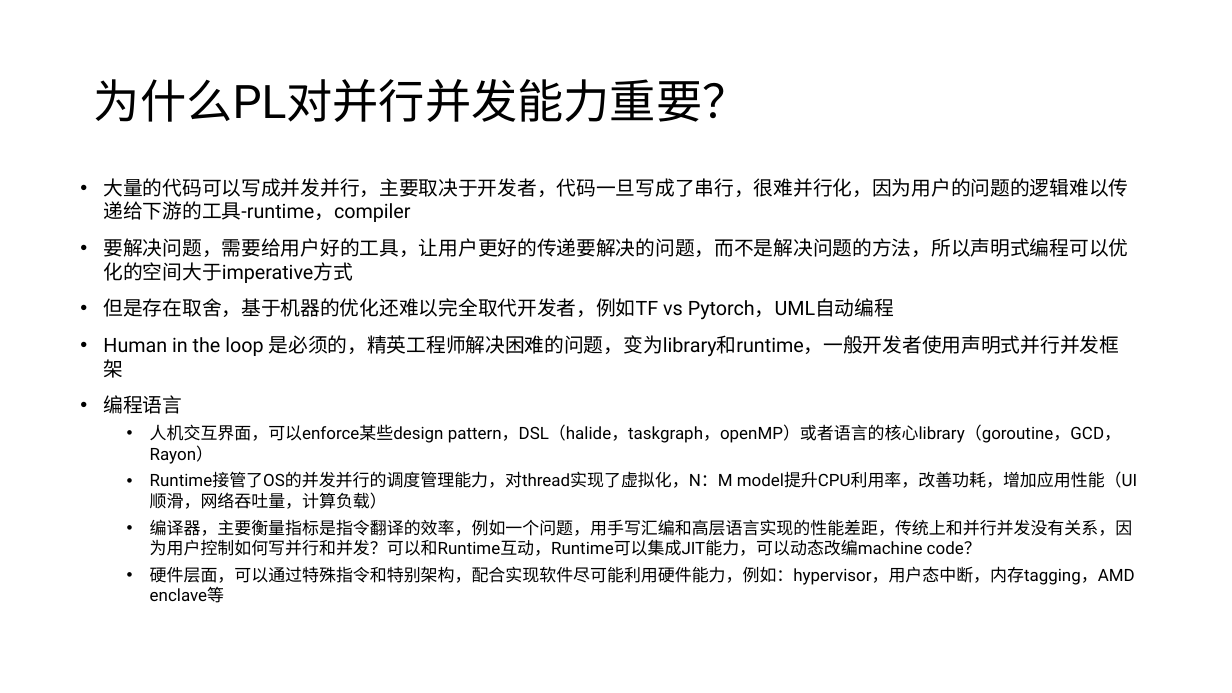
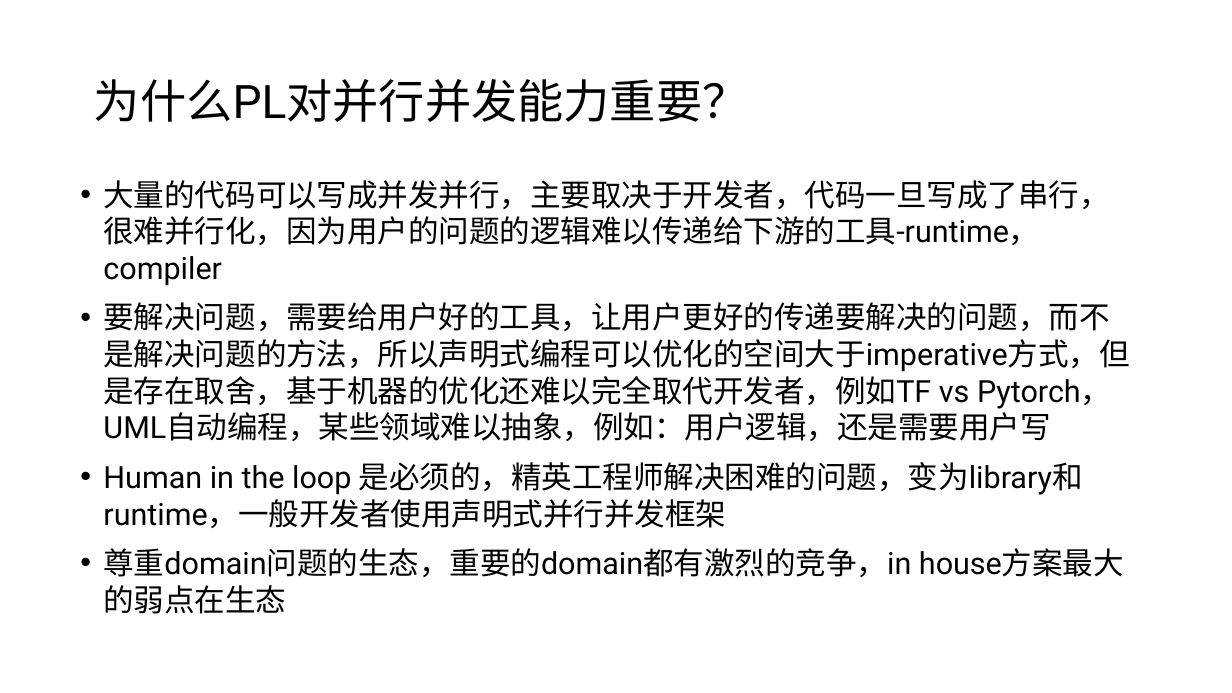
Before and after one commit to sbagga/mistyminds, a slide deck: slide 9 of _posts/Mobile Rust 0627.pptx. Drawn at 1232x693 pixels with LibreOffice and Linux fonts; fonts in the diff are those of the drawing. Boxes give left, top, right and bottom in pixels: in the first picture for what was removed or moved away, otherwise in the second. Text is boxed around its words. In the diff, an @@ line names an element or a change of style, - is before the commit and + after.

```diff
--- a/_posts/Mobile Rust 0627.pptx
+++ b/_posts/Mobile Rust 0627.pptx
@@ text at bbox=[103, 180, 1109, 528]: size 15.4 to 23.8 pt in "大量的代码可以写成并发并行，主要取决于开发者，代码一旦写成了串行，很难并行化，因为用户的问题的逻辑难以传递给下游的工具- ...", "Human in the loop 是必须的，精英工程师解决困难的问题，变为library和runtime，一般开发者使 ..." @@
@@ text at bbox=[103, 302, 1129, 441]: text changed; size 15.4 to 23.8 pt @@
-• 要解决问题，需要给用户好的工具，让用户更好的传递要解决的问题，而不是解决问题的方法，所以声明式编程可以优化的空间大于imperative方式
-• 但是存在取舍，基于机器的优化还难以完全取代开发者，例如TF vs Pytorch，UML自动编程
+• 要解决问题，需要给用户好的工具，让用户更好的传递要解决的问题，而不是解决问题的方法，所以声明式编程可以优化的空间大于imperative方式，但是存在取舍，基于机器的优化还难以完全取代开发者，例如TF vs Pytorch，UML自动编程，某些领域难以抽象，例如：用户逻辑，还是需要用户写
@@ text at bbox=[103, 548, 911, 577]: text changed; size 13.2 to 23.8 pt @@
-• 编程语言
-  • 人机交互界面，可以enforce某些design pattern，DSL（halide，taskgraph，openMP）或者语言的核心library（goroutine，GCD，Rayon）
-  • Runtime接管了OS的并发并行的调度管理能力，对thread实现了虚拟化，N：M model提升CPU利用率，改善功耗，增加应用性能（UI顺滑，网络吞吐量，计算负载）
-  • 编译器，主要衡量指标是指令翻译的效率，例如一个问题，用手写汇编和高层语言实现的性能差距，传统上和并行并发没有关系，因为用户控制如何写并行和并发？可以和Runtime互动，Runtime可以集成JIT能力，可以动态改编machine code？
-  • 硬件层面，可以通过特殊指令和特别架构，配合实现软件尽可能利用硬件能力，例如：hypervisor，用户态中断，内存tagging，AMD enclave等
+• 尊重domain问题的生态，重要的domain都有激烈的竞争，in house方案最大的弱点在生态
```
Also in this commit, not shown: 8 other slides changed, 3 slides added.
